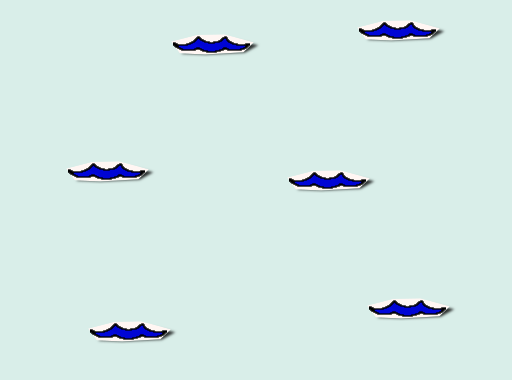
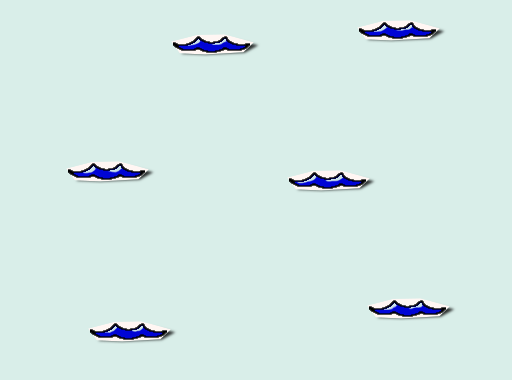
Layers edited between the first and the second w=512, h=380 image:
painted on "yellow #7" over [384,303,423,310]
painted on "yellow #6" over [374,25,413,32]
painted on "yellow #5" over [188,39,227,46]
painted on "yellow #4" over [83,166,122,174]
painted on "yellow #8" over [105,326,144,333]
painted on "yellow #3" over [297,175,343,184]
